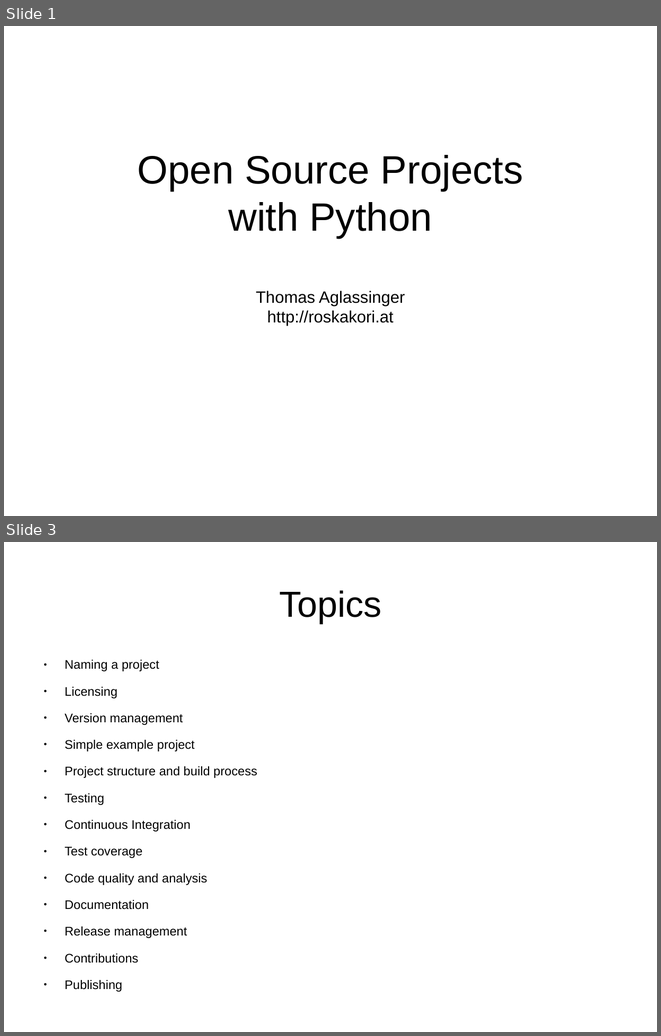
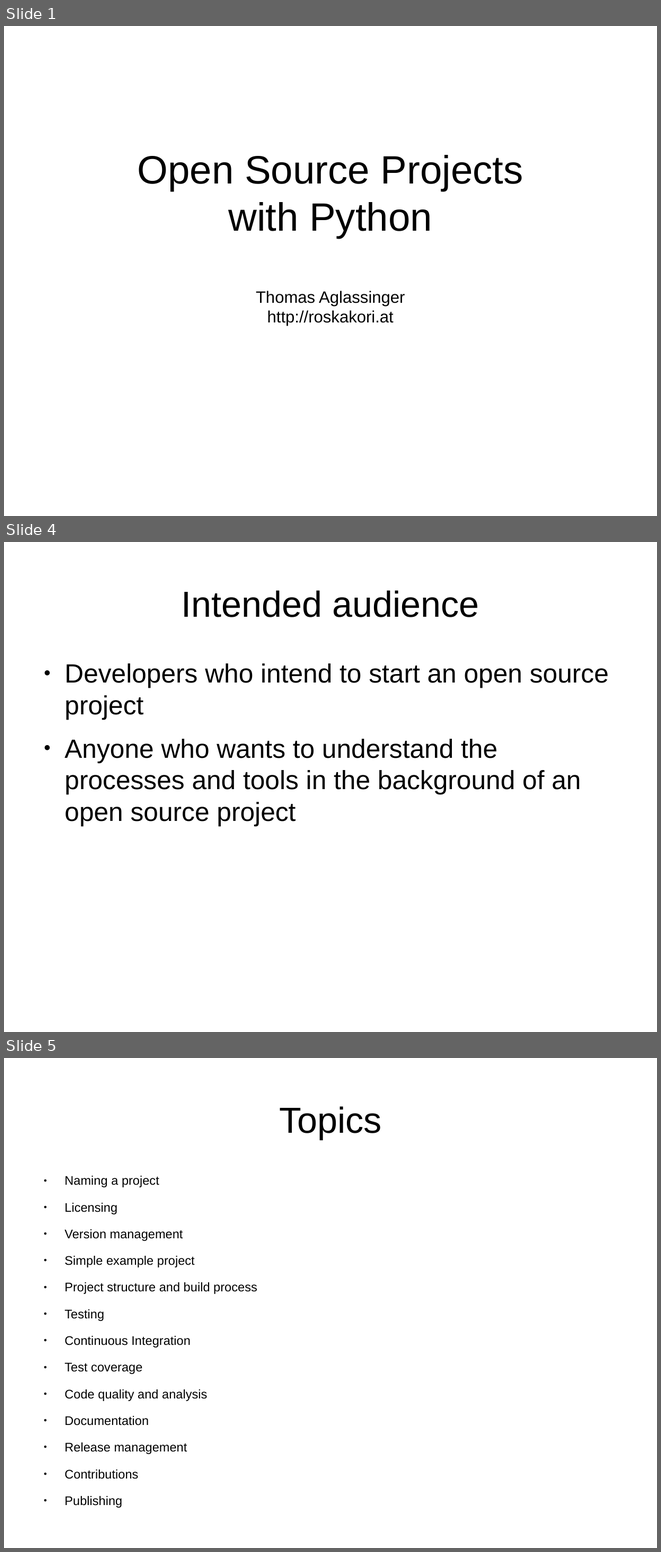
Before and after one commit to roskakori/talks, a slide deck: pygraz/opensourceprojects/Open source projects with Python.odp. Shown one above the other, each under a label of ours: slides 1 and 3 before the commit, slides 1, 4 and 5 after it; the slides between them are not shown. The pictures are 661x1036 and 661x1552 pixels, drawn with LibreOffice and Linux fonts; fonts in the diff are those of the drawing. Boxes give left, top, right and bottom in pixels: in the first picture for what was removed or moved away, otherwise in the second. Text is boxed around its words. In the diff, an @@ line names an element or a change of style, - is before the commit and + after.

```diff
--- a/pygraz/opensourceprojects/Open source projects with Python.odp
+++ b/pygraz/opensourceprojects/Open source projects with Python.odp
@@ slide 4 added at <box>4,542,657,1032</box>, background #FFFFFF @@
@@ title added at <box>182,590,479,617</box>, 44 pt, text #000000 @@
+Intended audience
@@ text added at <box>64,663,609,826</box>, 32 pt, text #000000 @@
+● Developers who intend to start an open source project
+● Anyone who wants to understand the processes and tools in the background of an open source project
@@ what was slide 3 is now slide 5 @@
```
Also in this commit, not shown: 1 slide changed, 16 other slides added.
